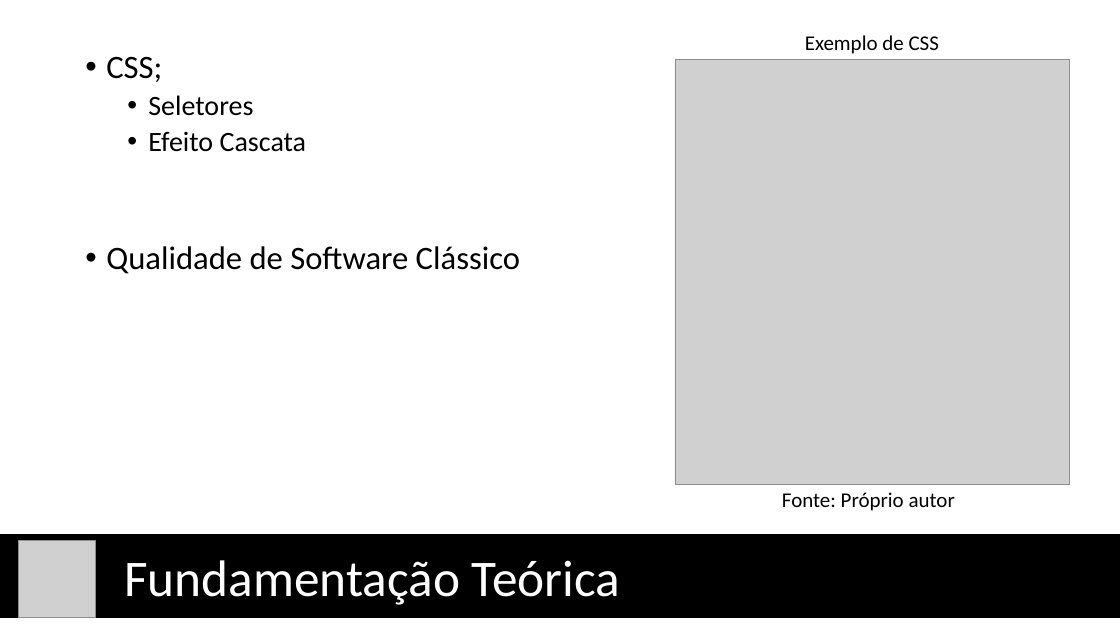
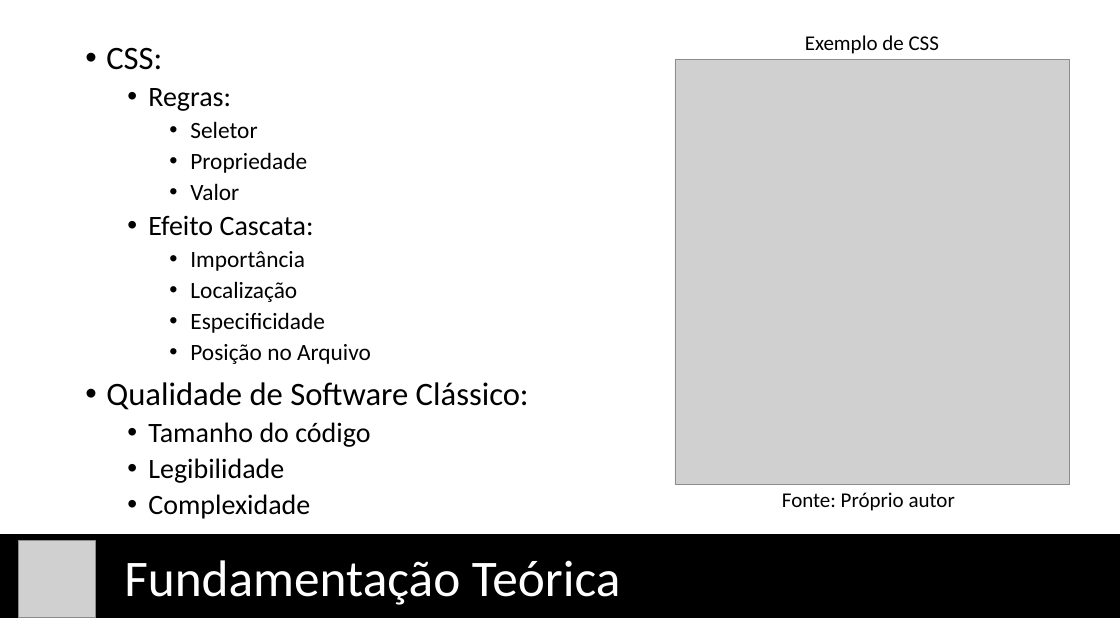
Before and after one commit to vcsalvador/TCC-I, a slide deck: slide 7 of Apresentação/Em Direção a uma Métrica de Qualidade e 2.pptx. Drawn at 1120x630 pixels with LibreOffice and Linux fonts; fonts in the diff are those of the drawing; grey boxes stand for pictures. Boxes give left, top, right and bottom in pixels: in the first picture for what was removed or moved away, otherwise in the second. Text is boxed around its words. In the diff, an @@ line names an element or a change of style, - is before the commit and + after.

```diff
--- a/Apresentação/Em Direção a uma Métrica de Qualidade e 2.pptx
+++ b/Apresentação/Em Direção a uma Métrica de Qualidade e 2.pptx
@@ text at (106,47,529,519): text changed; size 28 to 20 pt @@
-• CSS;
-  • Seletores
-  • Efeito Cascata
-• Qualidade de Software Clássico
+• CSS:
+  • Regras:
+    • Seletor
+    • Propriedade
+    • Valor
+  • Efeito Cascata:
+    • Importância
+    • Localização
+    • Especificidade
+    • Posição no Arquivo
+• Qualidade de Software Clássico:
+  • Tamanho do código
+  • Legibilidade
+  • Complexidade
```
Also in this commit, not shown: 13 other slides changed, 3 slides added, 38 other files.
